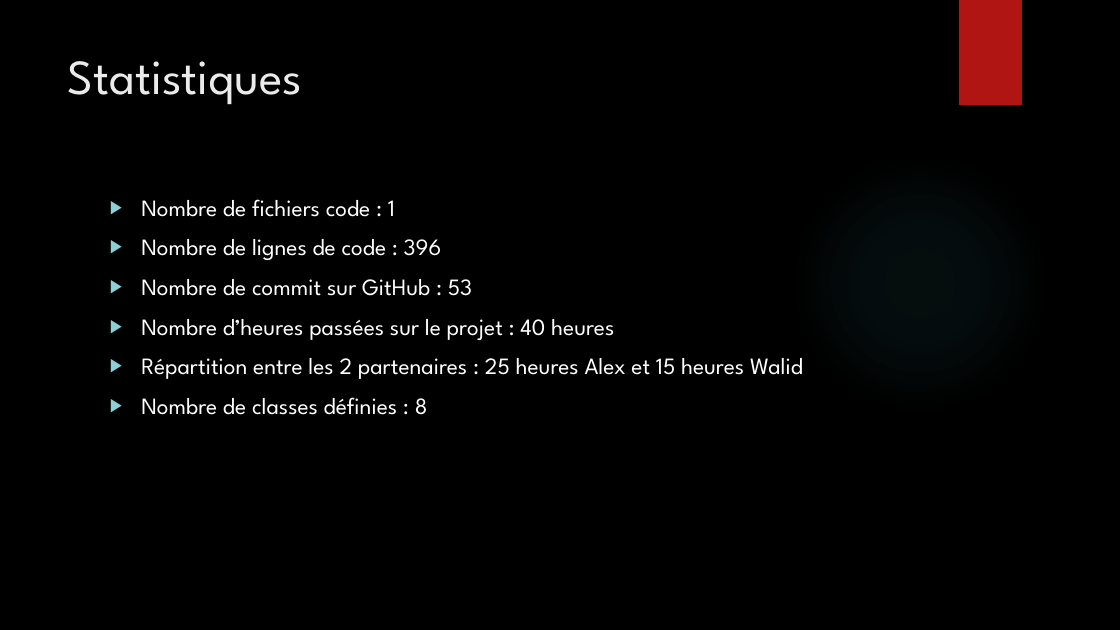
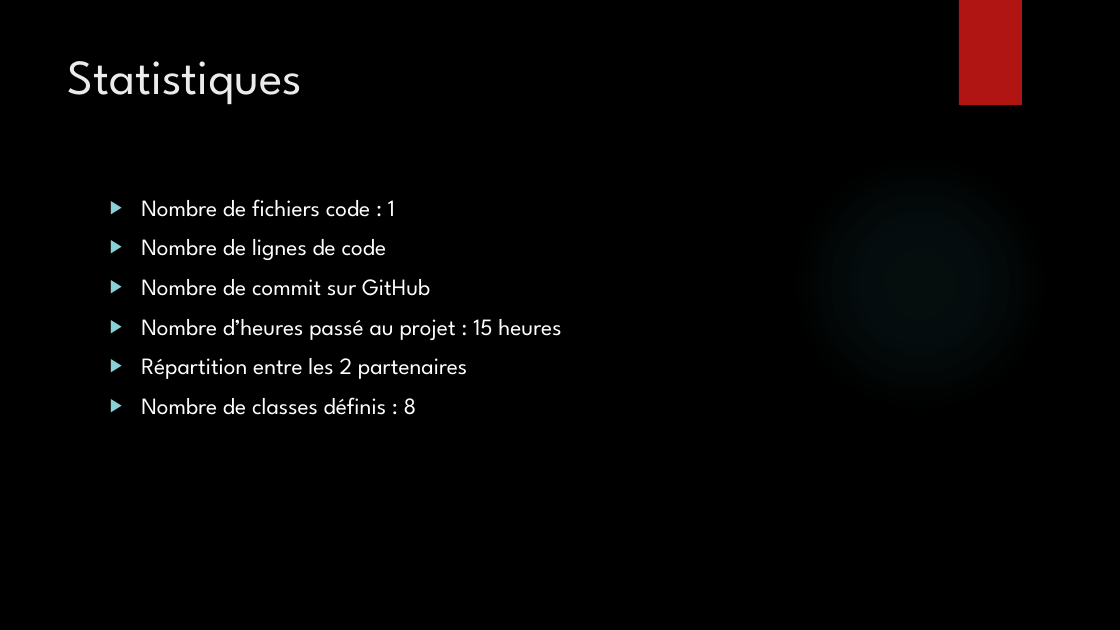
Before and after one commit to Bugnon/oc-2021, a slide deck: slide 4 of src/projet/projet3/Powerpoint_pacman.pptx. Drawn at 1120x630 pixels with LibreOffice and Linux fonts; fonts in the diff are those of the drawing; background and template pictures are left out. Boxes give left, top, right and bottom in pixels: in the first picture for what was removed or moved away, otherwise in the second. Text is boxed around its words. In the diff, an @@ line names an element or a change of style, - is before the commit and + after.

```diff
--- a/src/projet/projet3/Powerpoint_pacman.pptx
+++ b/src/projet/projet3/Powerpoint_pacman.pptx
@@ text at box(141, 239, 561, 415): text changed @@
-▶ Nombre de lignes de code : 396
-▶ Nombre de commit sur GitHub : 53
-▶ Nombre d’heures passées sur le projet : 40 heures
-▶ Répartition entre les 2 partenaires : 25 heures Alex et 15 heures Walid
-▶ Nombre de classes définies : 8
+▶ Nombre de lignes de code
+▶ Nombre de commit sur GitHub
+▶ Nombre d’heures passé au projet : 15 heures
+▶ Répartition entre les 2 partenaires
+▶ Nombre de classes définis : 8
```
Also in this commit, not shown: 11 other slides changed, 2 slides added, 2 slides removed, 17 other files.
